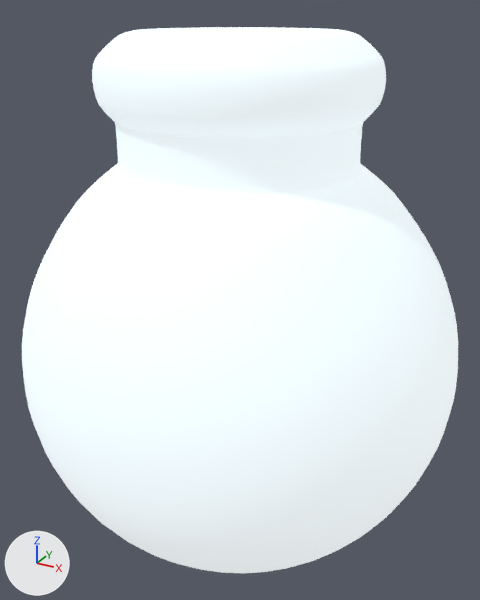
An edit to the FBX model interface/resources/meshes/controller/touch/touch_l_joystick.fbx, drawn before and after from the same camera.
Rendered twice from a 50 mm lens placed at (0.0264, -0.0389, 0.0095), pointed at (0.0075, -0.0046, -0.0077). The lights are fixed; the arrows at lower left show +X, +Y and +Z.

The first picture shows 'main_trigger_PLY.004'.
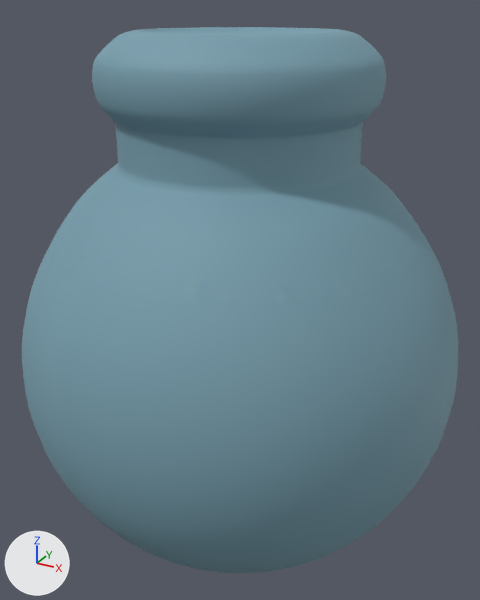
The change, as a list of edits to the scene's bpy script:
```text
Change img_l_controller_highlight_dif_jpg:
    img_l_controller_highlight_dif_jpg: load_image('L_controller-highlight_DIF.jpg', '_unpacked/L_controller-highlight_DIF.jpg', 768, 768, 'Non-Color') -> load_image('L_controller-highlight_DIF.jpg', '_unpacked/L_controller-highlight_DIF.jpg', 768, 768, 'sRGB')
Change mat_highlight:
    remove n3 = _N.new('ShaderNodeTexImage'); n3.name = 'Image Texture.001'
    remove n3.image = img_l_controller_highlight_dif_jpg
    where n0 = _N.new('ShaderNodeBsdfPrincipled'); n0.name = 'Principled BSDF'
    remove _L.new(n3.outputs[0], n0.inputs[28])  # 'Color' to 'Emission Strength'
```

Where the change shows, as pixel boxes [x1, y1, x2, y2] in the pictures (480 x 600 px):
'main_trigger_PLY.004', surface changed (white to cyan)
    both: [22, 27, 458, 573]
